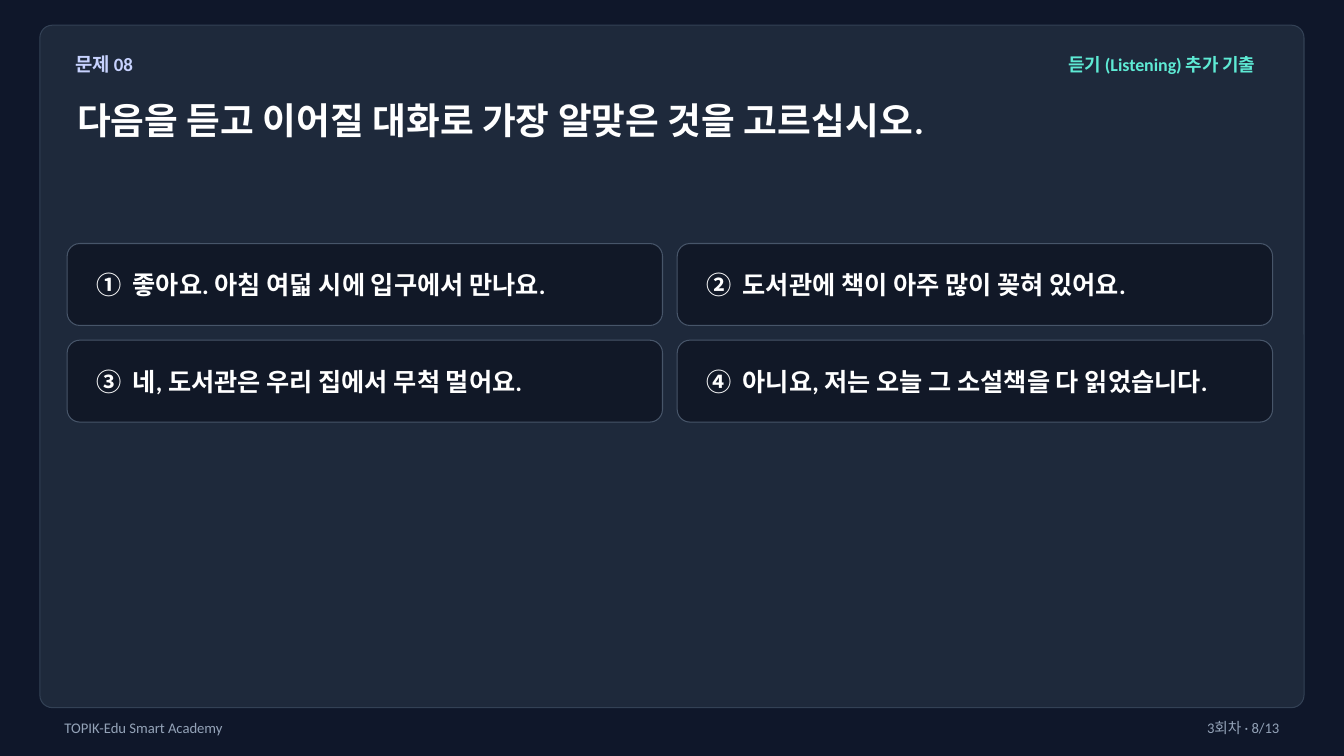
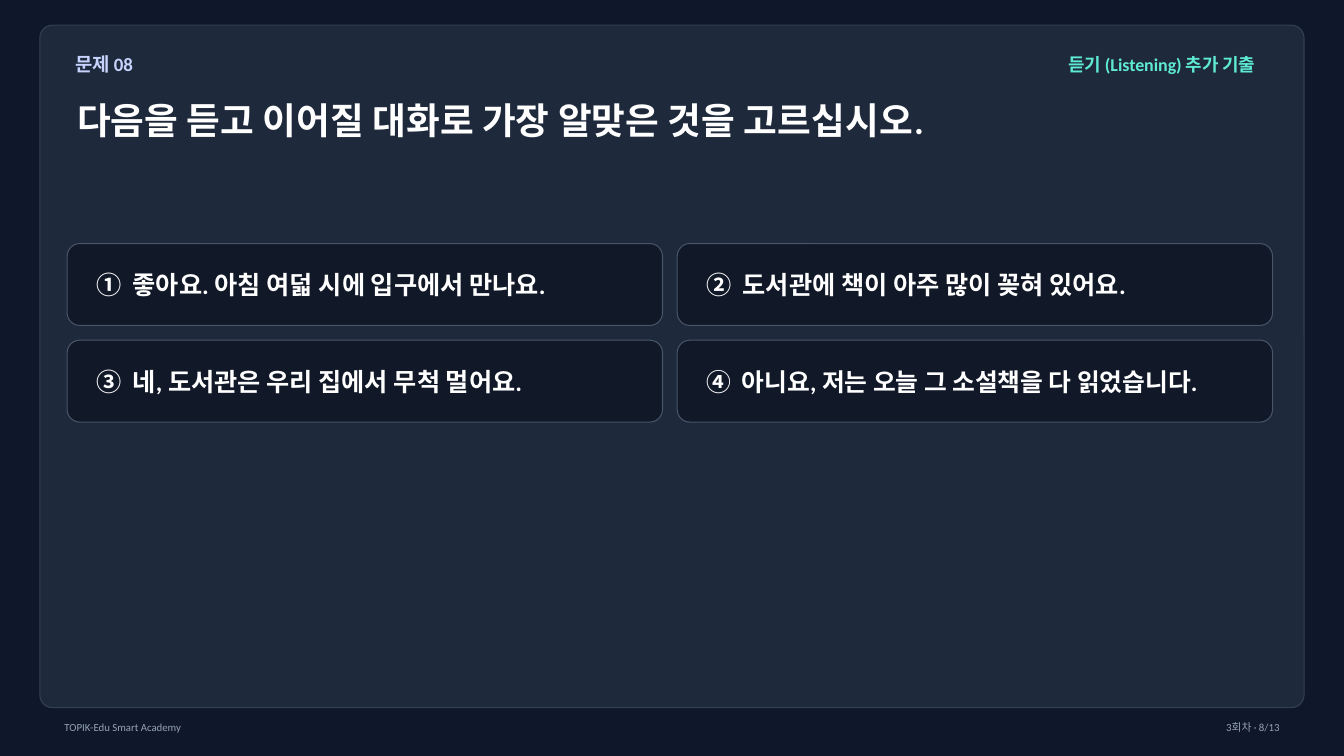
Before and after one commit to yitongjeon315/topic, a slide deck: slide 39 of public/TOPIK-I-3-session-lesson.pptx. Drawn at 1344x756 pixels with LibreOffice and Linux fonts; fonts in the diff are those of the drawing. Boxes give left, top, right and bottom in pixels: in the first picture for what was removed or moved away, otherwise in the second. Text is boxed around its words. In the diff, an @@ line names an element or a change of style, - is before the commit and + after.

```diff
--- a/public/TOPIK-I-3-session-lesson.pptx
+++ b/public/TOPIK-I-3-session-lesson.pptx
@@ text "④ 아니요, 저는 오늘 그 ..." at (706, 370, 1197, 394): size 18 to 17.7 pt @@
@@ text "TOPIK-Edu Smart Academy" at (64, 724, 181, 733): size 10.5 to 7.7 pt @@
@@ text "3회차 · 8/13" at (1226, 723, 1280, 732): size 10.5 to 7.7 pt @@
```
Also in this commit, not shown: 43 other slides changed, 4 other files.
